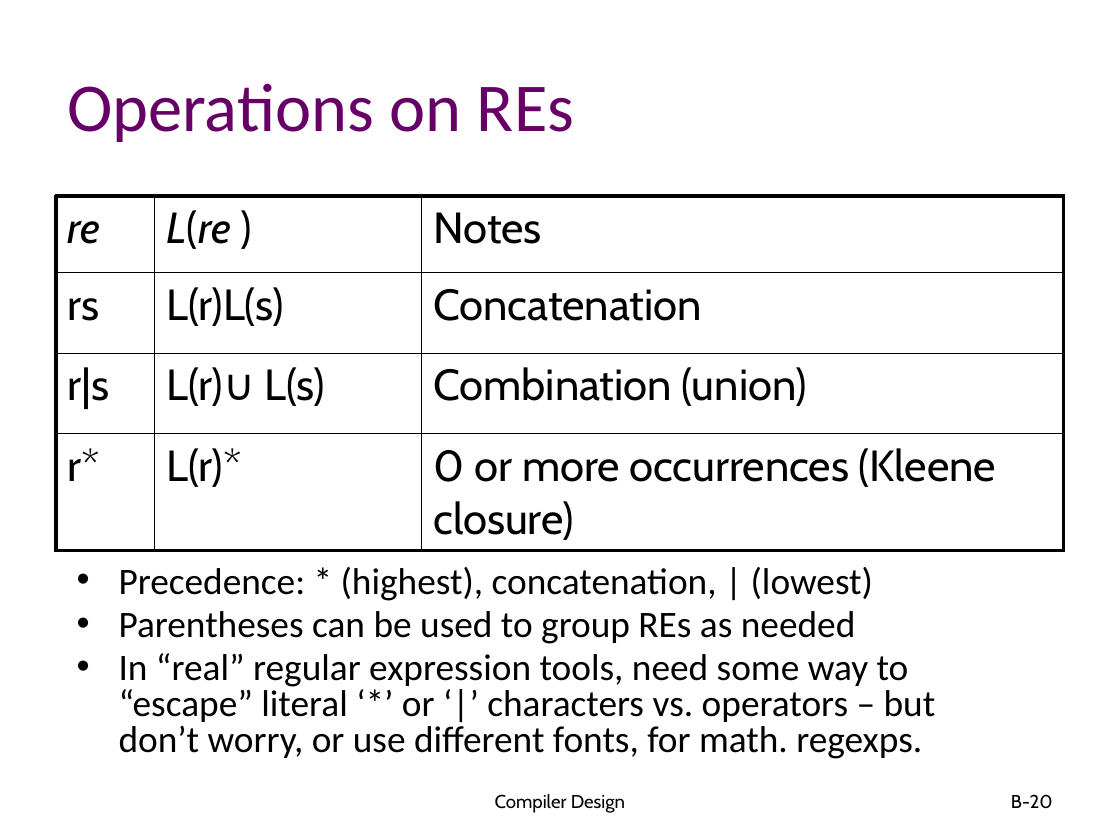
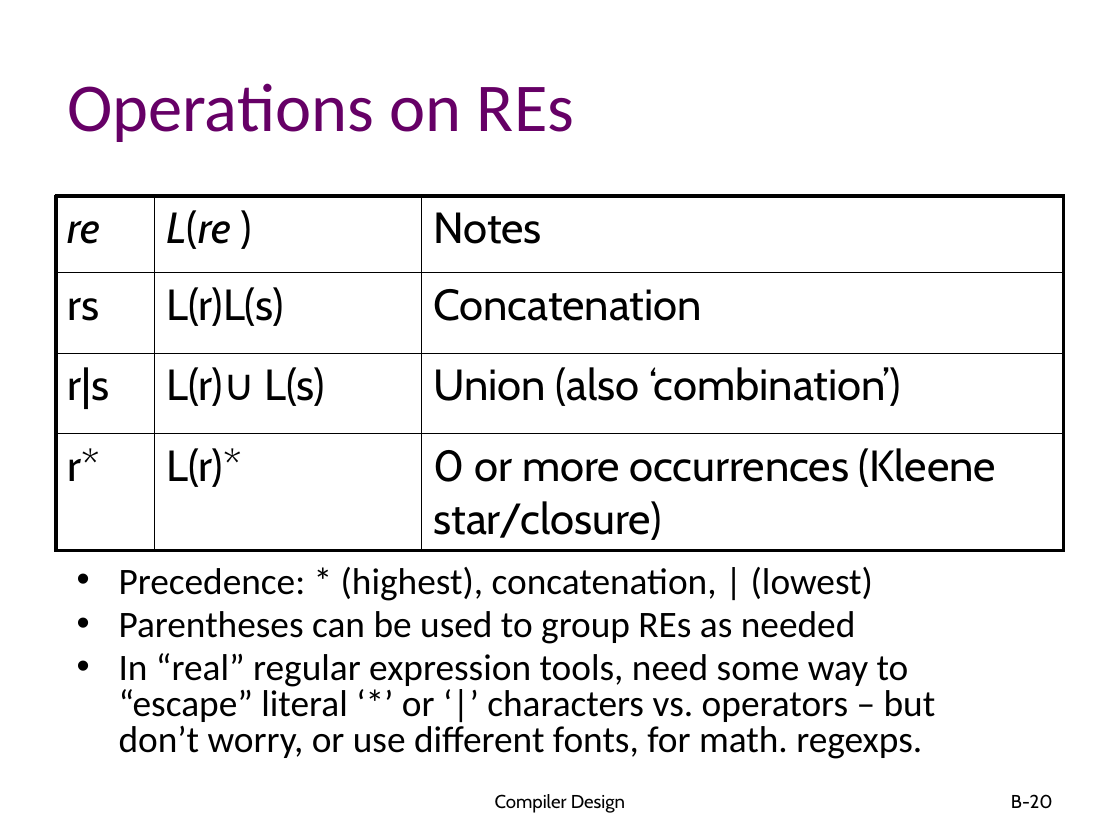
Before and after one commit to atu-se/atu.innomadic.com, a slide deck: slide 20 of courses/compilers/lectures/B-regexp.pptx. Drawn at 1120x840 pixels with LibreOffice and Linux fonts; fonts in the diff are those of the drawing. Boxes give left, top, right and bottom in pixels: in the first picture for what was removed or moved away, otherwise in the second. Text is boxed around its words. In the diff, an @@ line names an element or a change of style, - is before the commit and + after.

```diff
--- a/courses/compilers/lectures/B-regexp.pptx
+++ b/courses/compilers/lectures/B-regexp.pptx
@@ table at [56,196,1064,550] @@
-row 3, column 3: Combination (union)
+row 3, column 3: Union (also ‘combination’)
-row 4, column 3: 0 or more occurrences (Kleene closure)
+row 4, column 3: 0 or more occurrences (Kleene star/closure)
```
Also in this commit, not shown: 2 other slides changed, 2 other files.
